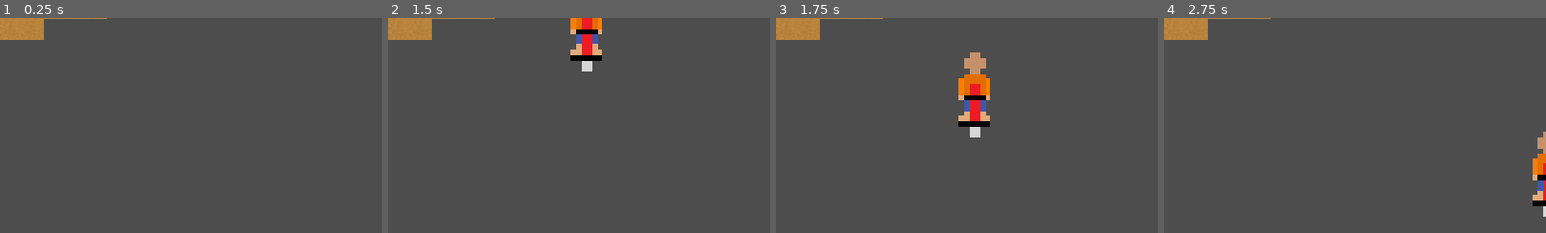
Above: before the commit, frames 1-4 (left to right).
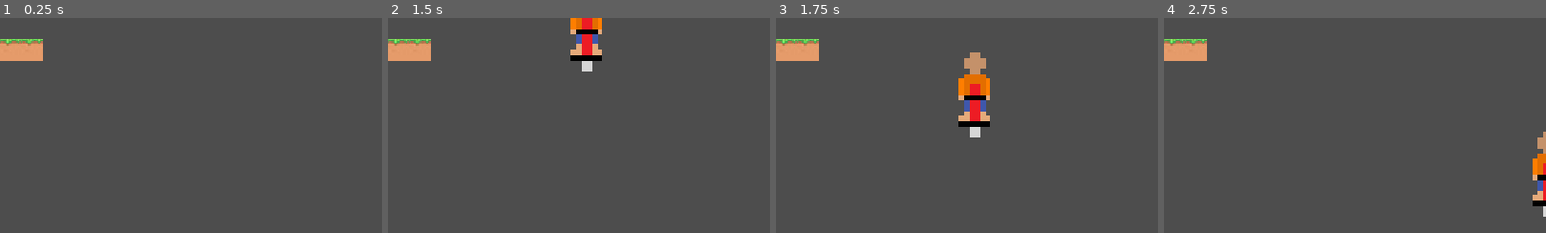
Above: after the commit, the same moments.

Repository: ScarletAkuma/game
Game: Godot game, scene res://main.tscn
Same seed, same stepped clock (60 frames per second), same inputs: the game is played once before the commit and once after it.
Inputs:
- Up to frame 1 (0.25 s): no input
- Up to frame 2 (1.5 s): tap Enter at 0.5 s; hold Right (ui_right) 0.53-1.28 s; tap Space at 1.25 s; hold Down (ui_down) from 1.28 s (still down)
- Up to frame 3 (1.75 s): keep holding Down (ui_down)
- Up to frame 4 (2.75 s): release Down (ui_down) at 2.03 s; hold Right (ui_right) from 2.03 s (still down)
The pictures show only the part of the screen within x 0-50%, y 0-50%; the shares and areas given below are measured in that part.

The runs differ from the first frame. In frame 1, 2.3% of the frame differs, in the area x 0-28%, y 0-20%; in frame 2, 2.3%; in frame 3, 2.3%; in frame 4, 2.3%.

Commit message:
hi

Diff:
--- a/main.tscn
+++ b/main.tscn
@@ -1,19 +1,15 @@
-[gd_scene format=4 uid="uid://buaq673iyr04d"]
+[gd_scene format=3 uid="uid://buaq673iyr04d"]
 
 [ext_resource type="Script" uid="uid://dagqjcrmcynbn" path="res://player.gd" id="1_0xm2m"]
-[ext_resource type="Texture2D" uid="uid://by88gqqmruv5l" path="res://tilemapPacck.png" id="1_h2yge"]
+[ext_resource type="Texture2D" uid="uid://dv0sjn0gytp73" path="res://images.jpg" id="1_h2yge"]
 [ext_resource type="Texture2D" uid="uid://u2yfqp07msbi" path="res://player.png" id="2_h2yge"]
 
 [sub_resource type="TileSetAtlasSource" id="TileSetAtlasSource_1bvp3"]
 texture = ExtResource("1_h2yge")
-margins = Vector2i(8, 8)
-texture_region_size = Vector2i(35, 35)
+texture_region_size = Vector2i(32, 32)
 0:0/0 = 0
-0:0/0/physics_layer_0/polygon_0/points = PackedVector2Array(-16.975067, -17.323273, 17.323273, -17.671478, 15.930447, 16.800964, 6.877079, 16.278652, -16.62686, 16.800964)
 1:0/0 = 0
-1:0/0/physics_layer_0/polygon_0/points = PackedVector2Array(-16.975067, -17.323273, 17.323273, -17.671478, 15.930447, 16.800964, 6.877079, 16.278652, -16.62686, 16.800964)
 2:0/0 = 0
-2:0/0/physics_layer_0/polygon_0/points = PackedVector2Array(-16.975067, -17.323273, 17.323273, -17.671478, 15.930447, 16.800964, 6.877079, 16.278652, -16.62686, 16.800964)
 3:0/0 = 0
 4:0/0 = 0
 5:0/0 = 0
@@ -26,12 +22,11 @@
 12:0/0 = 0
 13:0/0 = 0
 14:0/0 = 0
+15:0/0 = 0
+16:0/0 = 0
 0:1/0 = 0
-0:1/0/physics_layer_0/polygon_0/points = PackedVector2Array(-16.975067, -17.323273, 17.323273, -17.671478, 15.930447, 16.800964, 6.877079, 16.278652, -16.62686, 16.800964)
 1:1/0 = 0
-1:1/0/physics_layer_0/polygon_0/points = PackedVector2Array(-16.975067, -17.323273, 17.323273, -17.671478, 15.930447, 16.800964, 6.877079, 16.278652, -16.62686, 16.800964)
 2:1/0 = 0
-2:1/0/physics_layer_0/polygon_0/points = PackedVector2Array(-16.975067, -17.323273, 17.323273, -17.671478, 15.930447, 16.800964, 6.877079, 16.278652, -16.62686, 16.800964)
 3:1/0 = 0
 4:1/0 = 0
 5:1/0 = 0
@@ -44,12 +39,11 @@
 12:1/0 = 0
 13:1/0 = 0
 14:1/0 = 0
+15:1/0 = 0
+16:1/0 = 0
 0:2/0 = 0
-0:2/0/physics_layer_0/polygon_0/points = PackedVector2Array(-16.975067, -17.323273, 17.323273, -17.671478, 15.930447, 16.800964, 6.877079, 16.278652, -16.62686, 16.800964)
 1:2/0 = 0
-1:2/0/physics_layer_0/polygon_0/points = PackedVector2Array(-16.975067, -17.323273, 17.323273, -17.671478, 15.930447, 16.800964, 6.877079, 16.278652, -16.62686, 16.800964)
 2:2/0 = 0
-2:2/0/physics_layer_0/polygon_0/points = PackedVector2Array(-16.975067, -17.323273, 17.323273, -17.671478, 15.930447, 16.800964, 6.877079, 16.278652, -16.62686, 16.800964)
 3:2/0 = 0
 4:2/0 = 0
 5:2/0 = 0
@@ -62,6 +56,8 @@
 12:2/0 = 0
 13:2/0 = 0
 14:2/0 = 0
+15:2/0 = 0
+16:2/0 = 0
 0:3/0 = 0
 1:3/0 = 0
 2:3/0 = 0
@@ -77,6 +73,8 @@
 12:3/0 = 0
 13:3/0 = 0
 14:3/0 = 0
+15:3/0 = 0
+16:3/0 = 0
 0:4/0 = 0
 1:4/0 = 0
 2:4/0 = 0
@@ -92,6 +90,8 @@
 12:4/0 = 0
 13:4/0 = 0
 14:4/0 = 0
+15:4/0 = 0
+16:4/0 = 0
 0:5/0 = 0
 1:5/0 = 0
 2:5/0 = 0
@@ -107,6 +107,8 @@
 12:5/0 = 0
 13:5/0 = 0
 14:5/0 = 0
+15:5/0 = 0
+16:5/0 = 0
 0:6/0 = 0
 1:6/0 = 0
 2:6/0 = 0
@@ -117,11 +119,14 @@
 7:6/0 = 0
 8:6/0 = 0
 9:6/0 = 0
+9:6/0/physics_layer_0/polygon_0/points = PackedVector2Array(-16, -16, 16, -16, 16, 16, -16, 16)
 10:6/0 = 0
 11:6/0 = 0
 12:6/0 = 0
 13:6/0 = 0
 14:6/0 = 0
+15:6/0 = 0
+16:6/0 = 0
 0:7/0 = 0
 1:7/0 = 0
 2:7/0 = 0
@@ -137,6 +142,8 @@
 12:7/0 = 0
 13:7/0 = 0
 14:7/0 = 0
+15:7/0 = 0
+16:7/0 = 0
 0:8/0 = 0
 1:8/0 = 0
 2:8/0 = 0
@@ -152,6 +159,8 @@
 12:8/0 = 0
 13:8/0 = 0
 14:8/0 = 0
+15:8/0 = 0
+16:8/0 = 0
 0:9/0 = 0
 1:9/0 = 0
 2:9/0 = 0
@@ -167,6 +176,8 @@
 12:9/0 = 0
 13:9/0 = 0
 14:9/0 = 0
+15:9/0 = 0
+16:9/0 = 0
 0:10/0 = 0
 1:10/0 = 0
 2:10/0 = 0
@@ -182,76 +193,18 @@
 12:10/0 = 0
 13:10/0 = 0
 14:10/0 = 0
-0:11/0 = 0
-1:11/0 = 0
-2:11/0 = 0
-3:11/0 = 0
-4:11/0 = 0
-5:11/0 = 0
-6:11/0 = 0
-7:11/0 = 0
-8:11/0 = 0
-9:11/0 = 0
-10:11/0 = 0
-11:11/0 = 0
-12:11/0 = 0
-13:11/0 = 0
-14:11/0 = 0
-0:12/0 = 0
-1:12/0 = 0
-2:12/0 = 0
-3:12/0 = 0
-4:12/0 = 0
-5:12/0 = 0
-6:12/0 = 0
-7:12/0 = 0
-8:12/0 = 0
-9:12/0 = 0
-10:12/0 = 0
-11:12/0 = 0
-12:12/0 = 0
-13:12/0 = 0
-14:12/0 = 0
-0:13/0 = 0
-1:13/0 = 0
-2:13/0 = 0
-3:13/0 = 0
-4:13/0 = 0
-5:13/0 = 0
-6:13/0 = 0
-7:13/0 = 0
-8:13/0 = 0
-9:13/0 = 0
-10:13/0 = 0
-11:13/0 = 0
-12:13/0 = 0
-13:13/0 = 0
-14:13/0 = 0
-0:14/0 = 0
-1:14/0 = 0
-2:14/0 = 0
-3:14/0 = 0
-4:14/0 = 0
-5:14/0 = 0
-6:14/0 = 0
-7:14/0 = 0
-8:14/0 = 0
-9:14/0 = 0
-10:14/0 = 0
-11:14/0 = 0
-12:14/0 = 0
-13:14/0 = 0
-14:14/0 = 0
+15:10/0 = 0
+16:10/0 = 0
 
 [sub_resource type="TileSet" id="TileSet_cdmtq"]
 tile_size = Vector2i(32, 32)
 physics_layer_0/collision_layer = 1
-sources/0 = SubResource("TileSetAtlasSource_1bvp3")
+sources/1 = SubResource("TileSetAtlasSource_1bvp3")
 
 [node name="Node2D" type="Node2D" unique_id=624461120]
 
 [node name="TileMapLayer" type="TileMapLayer" parent="." unique_id=985201286]
-tile_map_data = PackedByteArray("AAAAAAAAAAABAAEAAAABAAAAAAABAAEAAAAEAP7/AAABAAEAAAAEAP//AAABAAEAAAADAP//AAABAAEAAAACAP//AAABAAEAAAACAP7/AAABAAEAAAA=")
+tile_map_data = PackedByteArray(0, 0, 254, 255, 1, 0, 1, 0, 12, 0, 9, 0, 0, 0, 255, 255, 1, 0, 1, 0, 12, 0, 9, 0, 0, 0, 0, 0, 1, 0, 1, 0, 12, 0, 9, 0, 0, 0, 1, 0, 1, 0, 1, 0, 12, 0, 9, 0, 0, 0)
 tile_set = SubResource("TileSet_cdmtq")
 
 [node name="Player" type="CharacterBody2D" parent="." unique_id=2101166800]
Binary file added: images.jpg
Not shown, added: images.jpg.import
